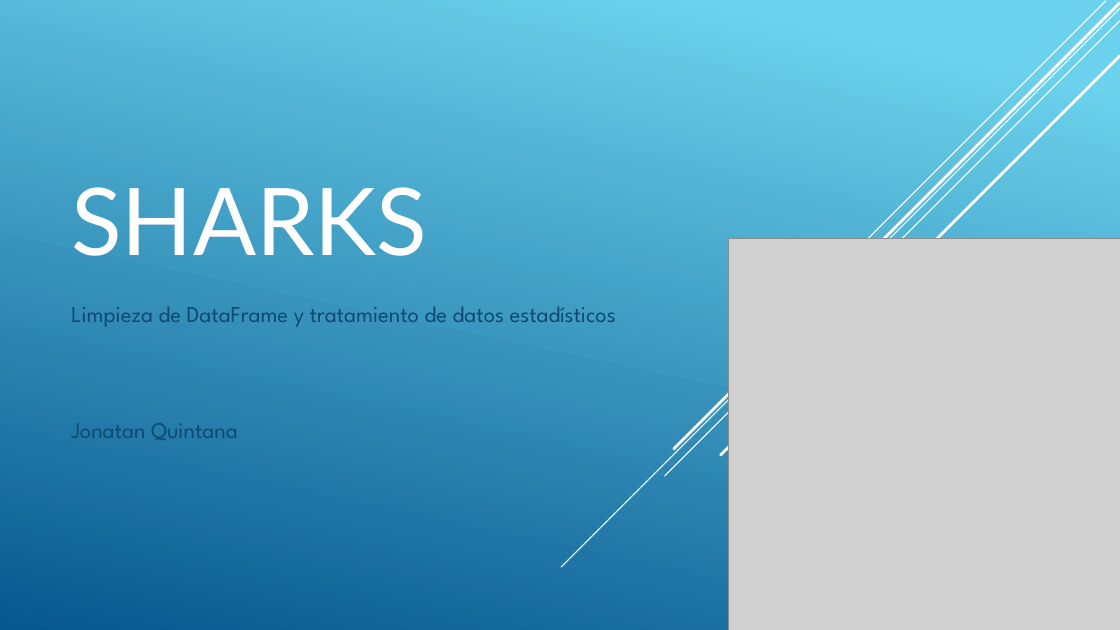
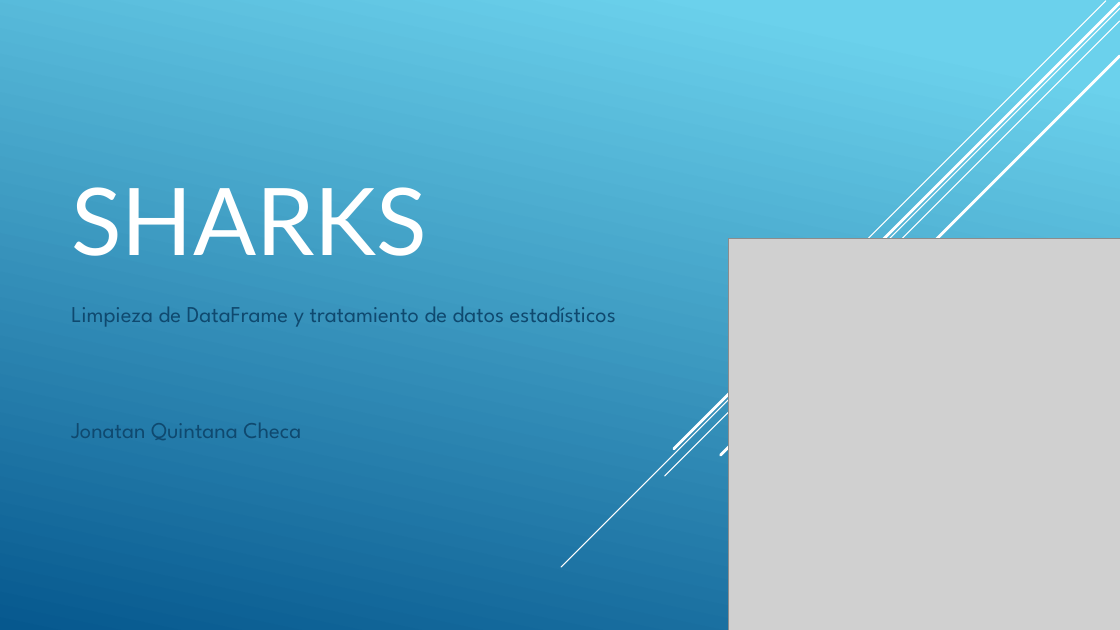
Before and after one commit to Nonyto/PROY-SHARK-NONY, a slide deck: slide 1 of ppt/Sharks Nony.pptx. Drawn at 1120x630 pixels with LibreOffice and Linux fonts; fonts in the diff are those of the drawing; grey boxes stand for pictures. Boxes give left, top, right and bottom in pixels: in the first picture for what was removed or moved away, otherwise in the second. Text is boxed around its words. In the diff, an @@ line names an element or a change of style, - is before the commit and + after.

Commit message:
ppt

```diff
--- a/ppt/Sharks Nony.pptx
+++ b/ppt/Sharks Nony.pptx
@@ subtitle at (x1=71, y1=423, x2=301, y2=440): text changed @@
-Jonatan Quintana
+Jonatan Quintana Checa
```
